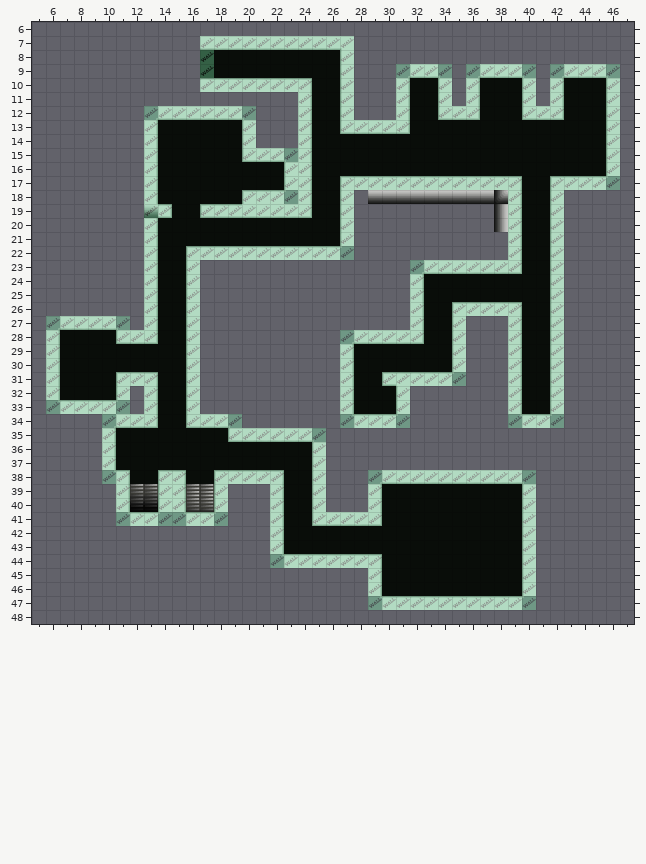
Tiled map, stored at GGJ2013/data/levels/level2.tmx. That is the earlier state.
Cells are 64x64 px. Shown: x 5..47, y 6..48.
The same view after the edit:
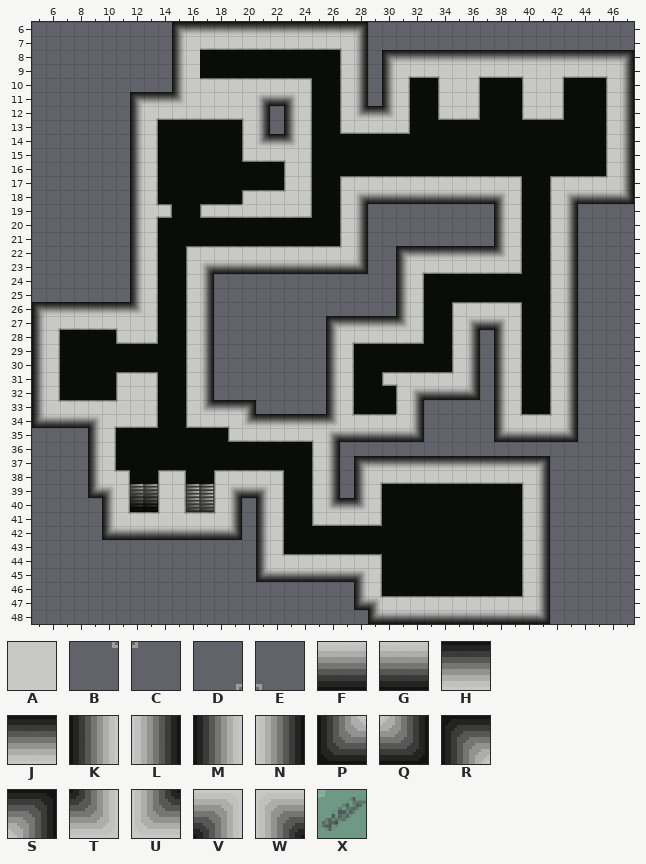
Key: from "base": A 19, B 24, C 24 flipped left-right, D 24 flipped up-down, E 24 turned 180, F 25, G 25 flipped left-right, H 25 flipped up-down, J 25 turned 180, K 26, L 26 flipped left-right, M 26 flipped up-down, N 26 turned 180, P 27, Q 27 flipped left-right, R 27 flipped up-down, S 27 turned 180, T 28, U 28 flipped left-right, V 28 flipped up-down, W 28 turned 180; from "meta": X 1.
_ is an empty cell.
Tiles replaced or removed in this view: B, C, D, E, F, P, X.
See-through tiles are keyed as they look on the map.
The edit:
Changed rows in their new state; . is an unchanged cell.
Layer "base":
first column x 5:
 6 ..........RHJJJJJJJJJJJS...................
 7 ..........KA...........L...................
 8 ..........KA...........L.RHJJHHHJJJHHHJJJHS
 9 ..........KA...........L.KA..AAA...AAA...AN
10 ..........KA...........L.M....A.....A.....N
11 .......RJJTAAAAAWFV....L.M....A.....A.....N
12 .......KA......AL.K....UJT................N
13 .......K........L.K.......................N
14 .......K........UHT.......................N
15 .......K..........A.......................N
16 .......K..................................N
17 .......K.................................AN
18 .......K..........A....W.........V....WFFFQ
19 .......KA..............N..............N....
20 .......K...............N..............N....
21 .......K...............N.........K....N....
22 .......K..............AN..RHJJJJJT....N....
23 .......K....WFFFFFFFFFFQ..KA..........N....
24 .......K....L.............K...........N....
25 .......K....L.............K...........N....
26 RHJJJJHT....L.............K...........N....
27 KA....AA....L........RHJJJT....WFV....N....
28 K...........L........KA........L.K....N....
29 K...........L........K.........L.K....N....
30 K...........L........K.........L.K....N....
31 K...........L........K........AN.K....N....
32 K......A....L........K.....WFFFQ.K....N....
33 KA....AA....UJJS.....K.....L.....K....N....
34 PFGGVA........AUJJJJHTA...AN.....KA..AN....
35 ....K...............AWFFFFFQ.....PFFFFQ....
36 ....K................L.....................
37 ....K................L.RHHHHHHHHHHHHS......
38 ....KA...............L.KA..........AN......
39 ....PV........WGV....L.K............N......
40 .....K........N.K....UHT............N......
41 .....KA..AA..AN.K...................N......
42 .....PFGGFFGGFQ.K...................N......
43 ................K...................N......
44 ................KA..................N......
45 ................PFGGGGGV............N......
46 .......................K............N......
47 .......................PV..........AN......
48 ........................PGGGGGGGGGGFQ......
Layer "decorations":
first column x 13:
 9 ..................D..E.D...E.D...E
12 D......E..........................
15 ..........E.......................
17 .................................C
18 ..........C.............._........
19 D.................................
22 ..............C...................
23 ...................D..............
first column x 6:
27 D....E...............................
28 .....................D...............
31 .........................E...C.......
33 B....C...............................
34 ....D........E.......B...........B..C
35 ...................E.................
38 ....B..................D..........E..
41 .....B..CB..C........................
44 ................B....................
47 .......................B..........C..
Layer "decorations 2":
first column x 13:
19 B
Layer "meta" (now hidden):
first column x 6:
 7 ...........___________...................
 8 ..........._........._...................
 9 ..........._........._...____._____._____
10 ...........________.._..._.._._..._._..._
11 .................._.._..._.._._..._._..._
12 .......________..._.._..._..___...___..._
13 ......._......_..._.._____.............._
14 ......._......_..._....................._
15 ......._......_____....................._
16 ......._.........__....................._
17 ......._.........__.._____________.._____
18 ......._......_____.._..........._.._....
19 .......__..________.._..........._.._....
20 ......._............._..........._.._....
21 ......._............._..........._.._....
22 ......._..____________..........._.._....
23 ......._.._...............________.._....
24 ......._.._..............._........._....
25 ......._.._..............._........._....
26 ......._.._..............._.._____.._....
27 ______._.._..............._.._..._.._....
28 _....___.._..........______.._..._.._....
29 _........._.........._......._..._.._....
30 _........._.........._......._..._.._....
31 _....___.._.........._..______..._.._....
32 _...._._.._.........._..._......._.._....
33 ______._.._.........._..._......._.._....
34 ....____..____......._____.......____....
35 ...._........_______.....................
36 ...._.............._.....................
37 ...._.............._.....................
38 ....__..__.._____.._...____________......
39 ....._..__.._..._.._..._.........._......
40 ....._..__.._..._.._..._.........._......
41 .....________..._.._____.........._......
42 ................_................._......
43 ................_................._......
44 ................________.........._......
45 ......................._.........._......
46 ......................._.........._......
47 .......................____________......
